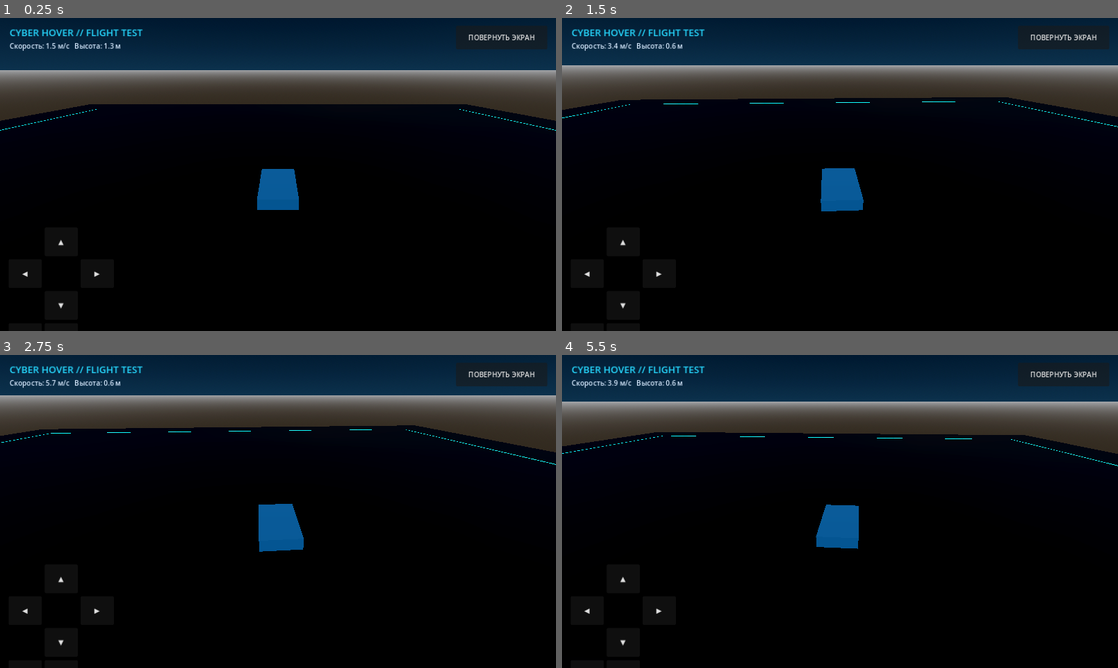
Above: before the commit, frames 1-4 (two rows, left to right).
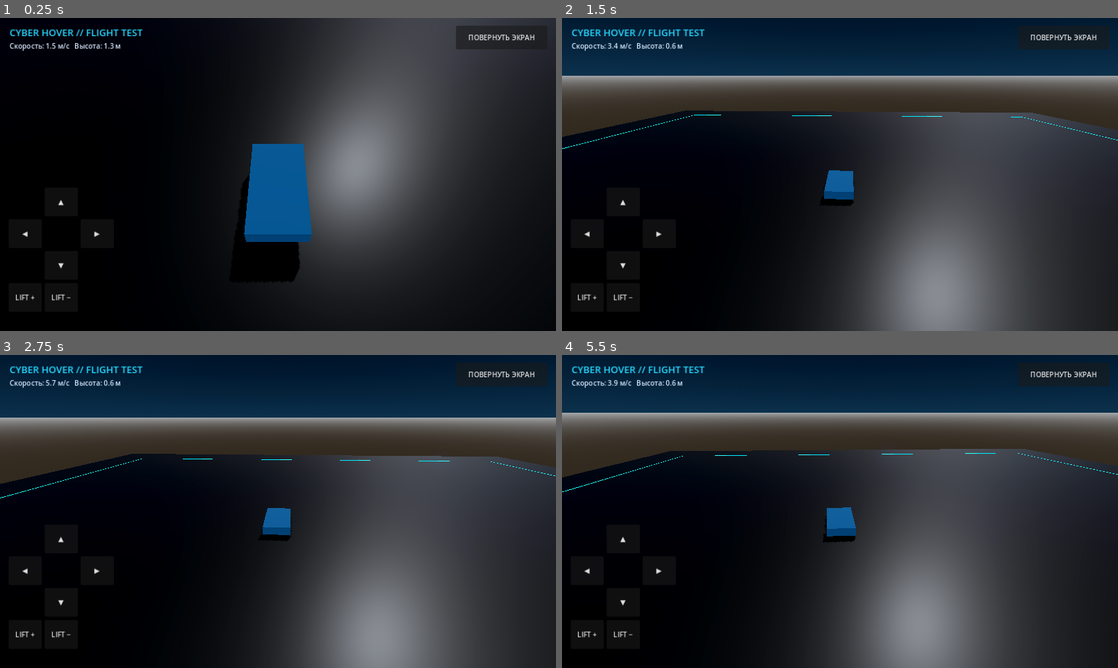
Above: after the commit, the same moments.

Repository: a89526425040-creator/CyberHoverDemo
Game: Godot game, scene res://main.tscn
Same seed, same stepped clock (60 frames per second), same inputs: the game is played once before the commit and once after it.
Inputs:
- Up to frame 1 (0.25 s): no input
- Up to frame 2 (1.5 s): tap Enter at 0.5 s; hold D 0.53-1.28 s; tap Ctrl at 0.6, 1.35 s; tap Space at 0.77 s; hold S from 1.28 s (still down)
- Up to frame 3 (2.75 s): tap Space at 1.52 s; release S at 2.03 s; hold D from 2.03 s (still down); tap Ctrl at 2.1 s
- Up to frame 4 (5.5 s): release D at 2.78 s; hold W 2.78-3.53 s; tap Ctrl every 0.75 s from 2.85 to 5.1 s; tap Space at 3.02, 3.77, 4.52 s; hold A 3.53-5.03 s; hold S from 5.03 s (still down)

The runs differ from the first frame. In frame 1, 52% of the frame differs, in the area x 0-100%, y 0-96%; in frame 2, 50%; in frame 3, 56%, in the area x 0-100%, y 12-100%; in frame 4, 53%.

Commit message:
Move chase camera behind and farther away; raise touch controls

Diff:
--- a/scripts/world.gd
+++ b/scripts/world.gd
@@ -135,7 +135,7 @@
     # All flight controls are grouped on the left side of the screen.
     var controls := VBoxContainer.new()
     controls.set_anchors_preset(Control.PRESET_BOTTOM_LEFT)
-    controls.position = Vector2(20, -238)
+    controls.position = Vector2(20, -330)
     controls.add_theme_constant_override("separation", 8)
     layer.add_child(controls)
 
@@ -198,7 +198,9 @@
         return
     # Camera follows from behind and above, using the hovercraft's own heading.
     var target := vehicle.global_position + Vector3(0, 0.9, 0)
-    var desired := vehicle.global_position + vehicle.global_transform.basis * Vector3(0, 7.2, 13.5)
+    # The imported hovercraft faces +Z, so its rear is along -Z.
+    # Keep the camera farther back and higher to show the complete silhouette.
+    var desired := vehicle.global_position + vehicle.global_transform.basis * Vector3(0, 9.0, -19.0)
     camera.global_position = camera.global_position.lerp(desired, minf(delta * 3.5, 1.0))
     camera.look_at(target, Vector3.UP)
     telemetry.text = "Скорость: %.1f м/с   Высота: %.1f м" % [vehicle.linear_velocity.length(), vehicle.global_position.y]
